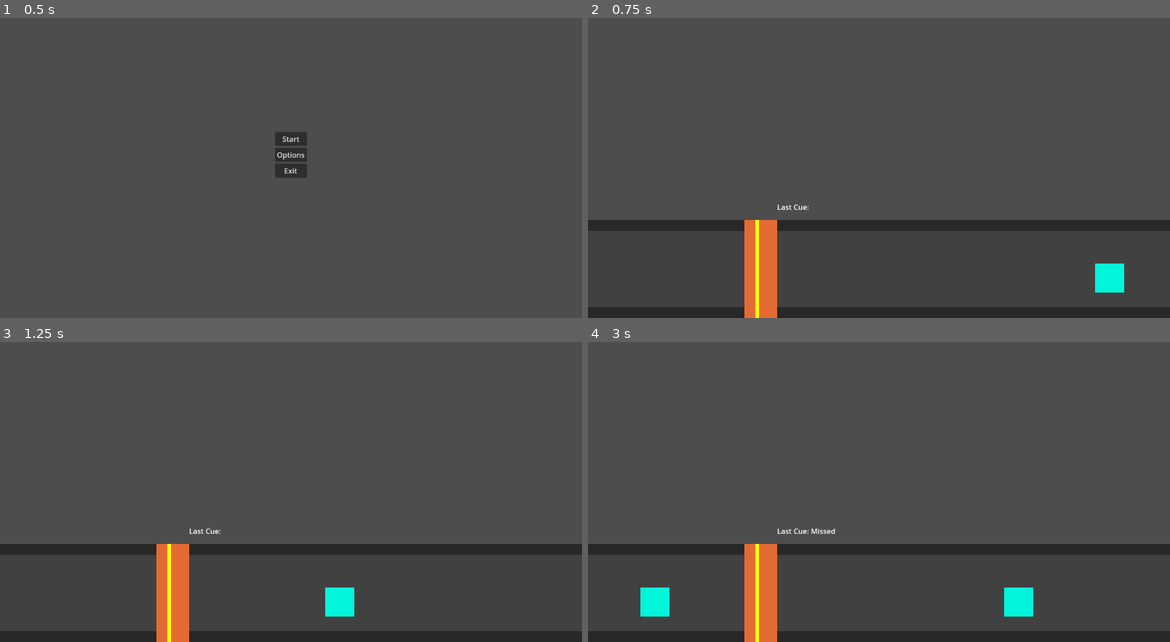
Above: before the commit, frames 1-4 (two rows, left to right).
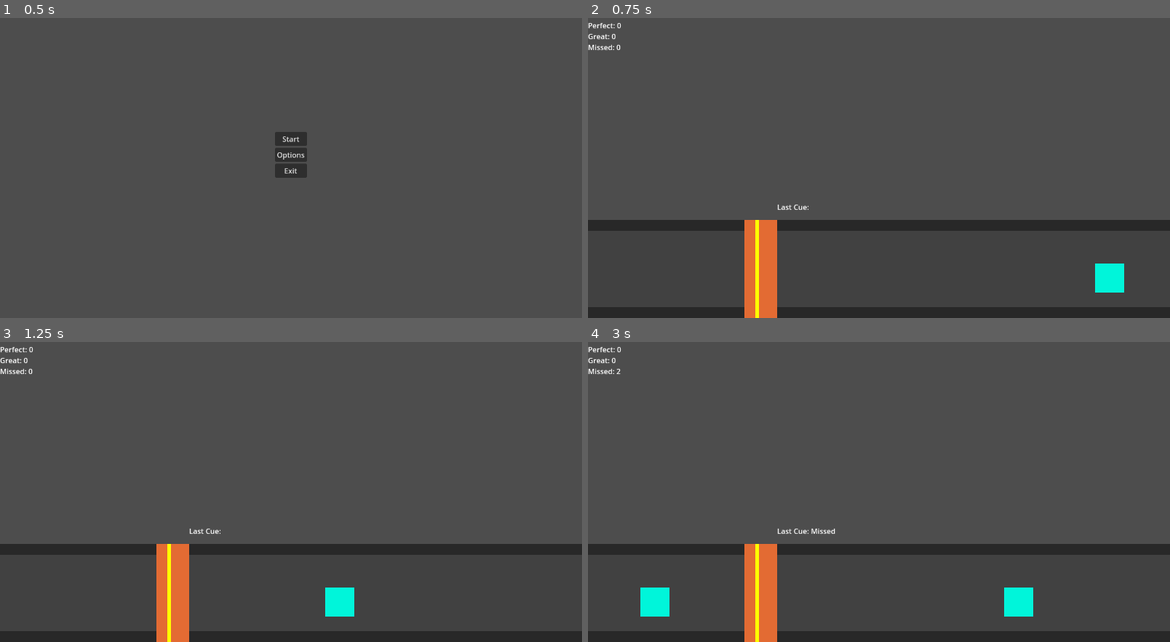
Above: after the commit, the same moments.

Repository: alexgaaranes/GameJam-2024-Entry
Game: Godot game, scene res://scenes/menu.tscn
The game is run twice, just before and just after one commit, with the same random seed, the same clock (stepped at 60 frames per second) and the same inputs.
Inputs:
- Up to frame 1 (0.5 s): no input
- Up to frame 2 (0.75 s): click "Start" at 0.5 s
- Up to frame 3 (1.25 s): no input
- Up to frame 4 (3 s): tap Space (pedal) at 1.35, 2.1, 2.85 s

Frame 1 is identical in both runs. In frame 2, 0.2% of the frame differs, in the area x 0-6%, y 1-11%; in frame 3, 0.2%; in frame 4, 0.2%.

Commit message:
added penalty on miss

Diff:
--- a/scenes/game_manager.tscn
+++ b/scenes/game_manager.tscn
@@ -10,9 +10,13 @@
 [node name="InputManager" type="Node" parent="."]
 script = ExtResource("2_kxd6n")
 
+[node name="PenaltyTimer" type="Timer" parent="InputManager"]
+wait_time = 0.8
+
 [node name="CueSpawnManager" type="Node" parent="."]
 script = ExtResource("3_mgrha")
 
 [node name="CueSpawnTimer" type="Timer" parent="CueSpawnManager"]
 
+[connection signal="timeout" from="InputManager/PenaltyTimer" to="InputManager" method="_on_penalty_timer_timeout"]
 [connection signal="timeout" from="CueSpawnManager/CueSpawnTimer" to="CueSpawnManager" method="_on_cue_spawn_timer_timeout"]
--- a/scenes/placeholder_lvl.tscn
+++ b/scenes/placeholder_lvl.tscn
@@ -19,3 +19,21 @@
 offset_right = 534.75
 offset_bottom = 496.0
 text = "Last Cue:"
+
+[node name="Perfect" type="Label" parent="."]
+offset_top = 64.0
+offset_right = 64.0
+offset_bottom = 87.0
+text = "Perfect: "
+
+[node name="Great" type="Label" parent="."]
+offset_top = 88.0
+offset_right = 52.0
+offset_bottom = 111.0
+text = "Great: "
+
+[node name="Missed" type="Label" parent="."]
+offset_top = 112.0
+offset_right = 63.0
+offset_bottom = 135.0
+text = "Missed: "
--- a/scripts/game_manager.gd
+++ b/scripts/game_manager.gd
@@ -1,10 +1,38 @@
 extends Node
+
+var perfectAmt: int = 0
+var greatAmt: int = 0
+var missedAmt: int = 0
+
+var perfectLabel: Label
+var greatLabel: Label
+var missedLabel: Label
+
+var parent: Node
 
 # Called when the node enters the scene tree for the first time.
 func _ready():
+	parent = get_parent()
+	perfectLabel = parent.get_node("Perfect")
+	greatLabel = parent.get_node("Great")
+	missedLabel = parent.get_node("Missed")
 	pass
 
 
 # Called every frame. 'delta' is the elapsed time since the previous frame.
 func _process(delta):
+	updatePerfectLabel()
+	updateGreatLabel()
+	updateMissedLabel()
 	pass
+
+
+# temp funcs
+func updatePerfectLabel():
+	perfectLabel.text = "Perfect: %d" % [perfectAmt]
+
+func updateGreatLabel():
+	greatLabel.text = "Great: %d" % [greatAmt]
+
+func updateMissedLabel():
+	missedLabel.text = "Missed: %d" % [missedAmt]
--- a/scripts/input_manager.gd
+++ b/scripts/input_manager.gd
@@ -1,13 +1,20 @@
 extends Node
 
 var pedalColumn: Node2D
+var label: Label
+var parent: Node
+var timer: Timer
+
+var isPenalized: bool
 var detected: Dictionary
-var label: Label
 
 # Called when the node enters the scene tree for the first time.
 func _ready():
-	pedalColumn = get_parent().get_parent().get_node("PedalColumn")
+	parent = get_parent()
+	pedalColumn = parent.get_parent().get_node("PedalColumn")
 	label = get_parent().get_parent().get_node("Label")
+	isPenalized = false
+	timer = get_node("PenaltyTimer")
 
 
 # Called every frame. 'delta' is the elapsed time since the previous frame.
@@ -17,13 +24,26 @@
 		print(pedalColumn.detectedAreas)
 
 	# Pedal Action
-	if Input.is_action_just_pressed("pedal"):
+	if Input.is_action_just_pressed("pedal") and not isPenalized:
 		detected = pedalColumn.detectedAreas
 		if not detected.is_empty():
 			if detected.has("P"):
-				label.text = "Last Cue: Perfect"
+				updateLabel("Perfect")
+				parent.perfectAmt += 1
 			else:
-				label.text = "Last Cue: Great"
+				updateLabel("Great")
+				parent.greatAmt += 1
 			detected.values()[0].queue_free()
 		else:
-			label.text = "Last Cue: Missed"
+			updateLabel("Missed")
+			parent.missedAmt += 1
+			isPenalized = true
+			timer.start()
+
+func _on_penalty_timer_timeout():
+	isPenalized = false
+
+
+# SUPPLEMENTARY FUNCTIONS
+func updateLabel(text: String):
+	label.text = "Last Cue: %s" % [text]
--- a/scripts/pedal_cue.gd
+++ b/scripts/pedal_cue.gd
@@ -2,14 +2,17 @@
 
 var velocity = -800 # left
 
+var root: Node
+
 # Called when the node enters the scene tree for the first time.
 func _ready():
+	root = get_parent()
 	position = Vector2(1280,640)
 	pass # Replace with function body.
 
 
 # Called every frame. 'delta' is the elapsed time since the previous frame.
 func _process(delta):
-	if position.x < -50: queue_free()	# Free if out of bounds
+	if position.x < -50:
+		queue_free()	# Free if out of bounds
 	position += Vector2(velocity,0) * delta
-	pass
